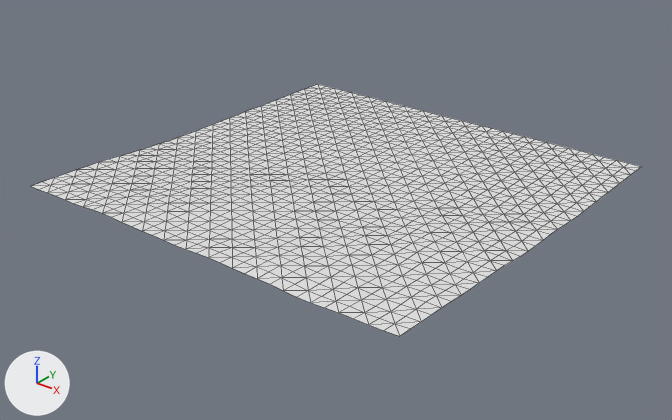
The OBJ model assets/maps/chunks/terrain_lod0_-2_-6.obj: old version first, new version second.
The view is the same before and after, from a camera (50 mm lens) standing at (-37.2, 505.5, 101.2) and looking at (-191.4, 698.3, -18.3). The axes (+X, +Y, +Z) are drawn at lower left. The lights are the same throughout. The older version comes first. Mesh edges are drawn as thin lines. Where no turn or scale is listed for an object, it has been applied to the vertices.

Names of what the first picture shows: 'terrain_lod0_-2_-6'.
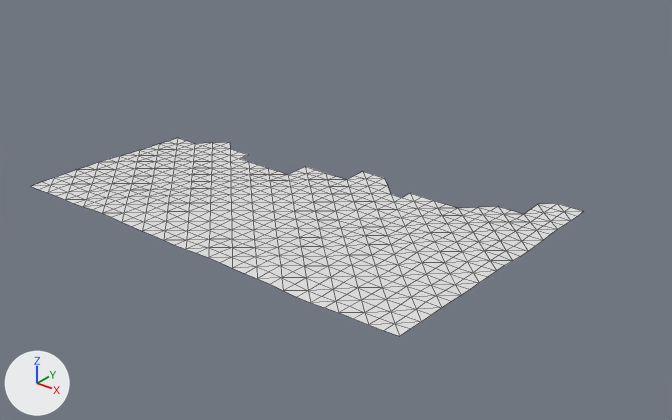
Changed parts and their boxes [x1, y1, x2, y2] in the pictures (672 x 420 px):
```json
{"object": "terrain_lod0_-2_-6", "change": "reshaped", "before": [31, 84, 641, 336], "after": [31, 138, 584, 336], "on screen": "9% narrower, 21% shorter"}
{"part": 1, "of": "me_terrain_lod0__2__6", "change": "deleted", "before": [179, 84, 641, 214]}
```

Edits to the scene script, one JSON object a line:
```json
{"block": "me_terrain_lod0__2__6", "where": "# used by ob_terrain_lod0__2__6; location = (0.0, 0.0, 0.0)"}
{"op": "remove", "block": "me_terrain_lod0__2__6", "code": "me_terrain_lod0__2__6.from_pydata(...)  # 1089 vertices, 2048 faces; spans x -256.0..-128.0, y 640.0..768.0, z -10.8..-6.0"}
{"op": "add", "block": "me_terrain_lod0__2__6", "code": "me_terrain_lod0__2__6.from_pydata(...)  # 586 vertices, 1062 faces; spans x -256.0..-128.0, y 640.0..728.0, z -10.8..-6.0"}
{"block": "me_terrain_lod0__2__6", "change": "me_terrain_lod0__2__6 part 1: 503 vertices removed from x -256.0..-128.0, y 700.0..768.0, z -10.8"}
```
